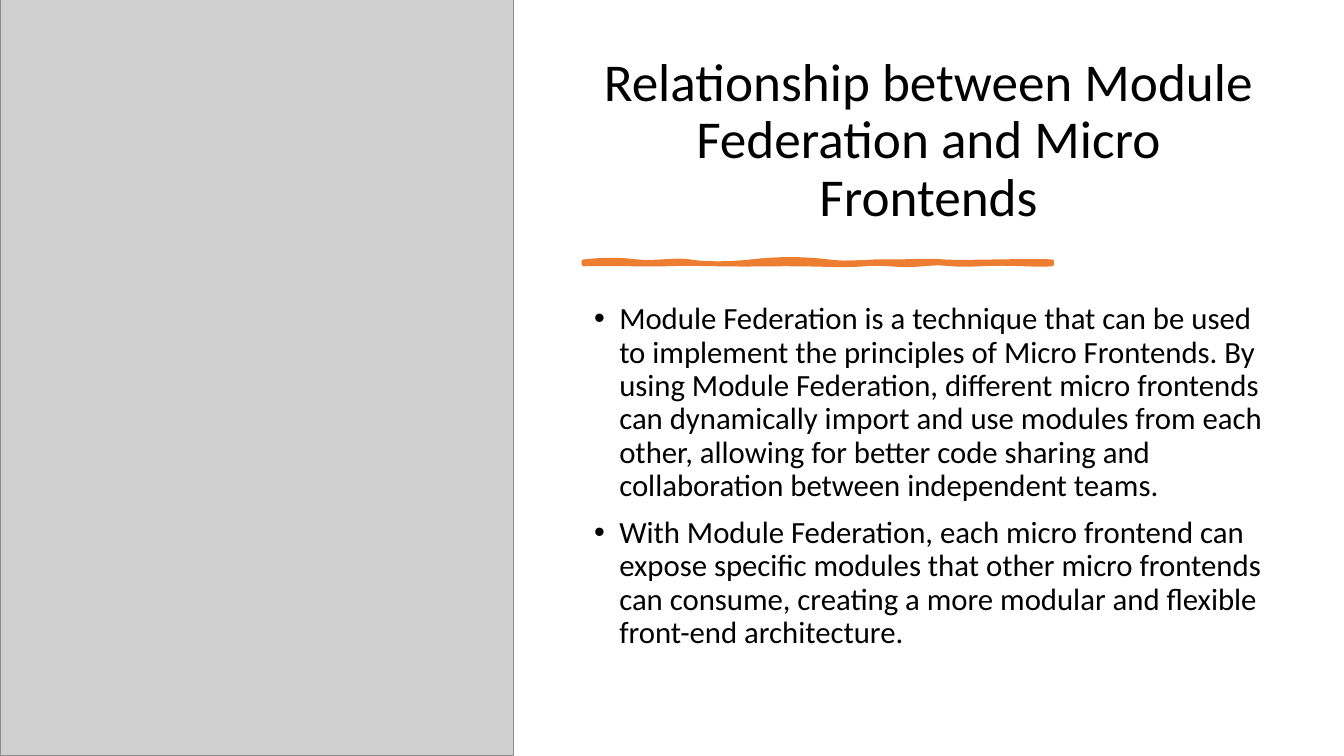
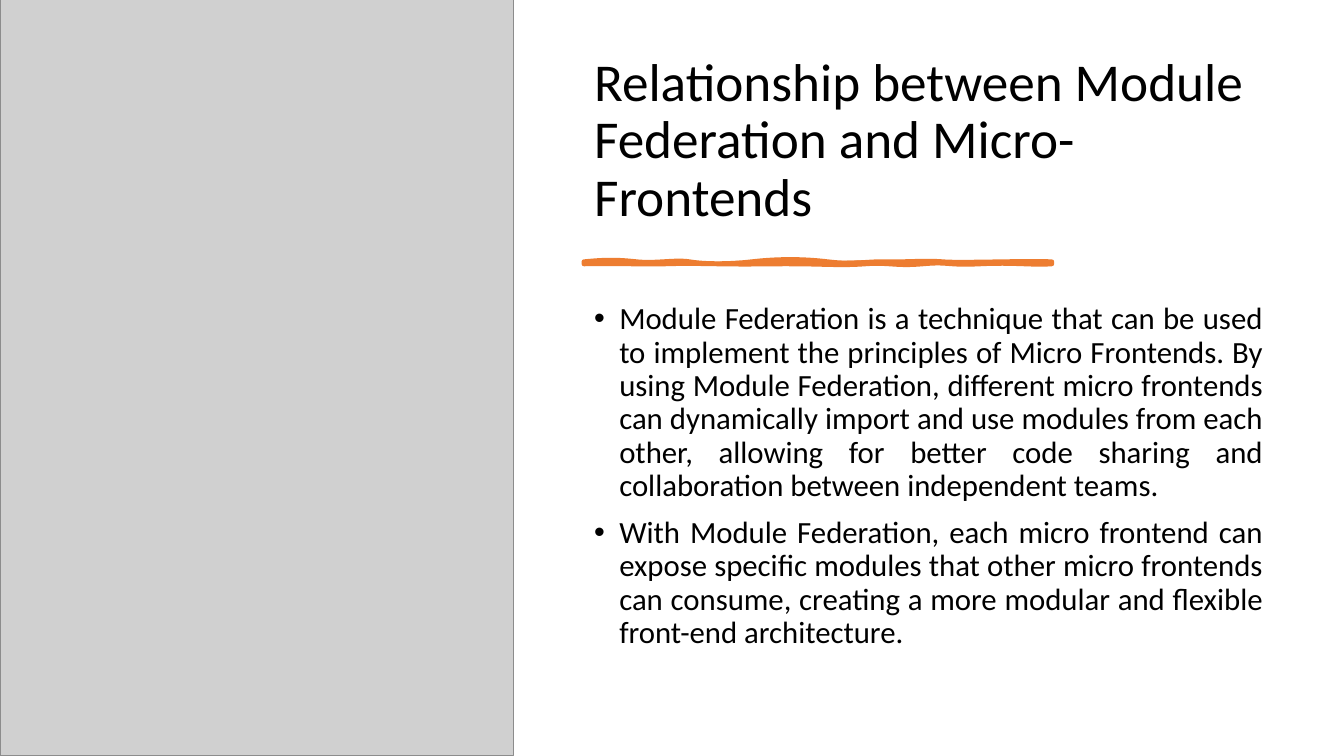
Before and after one commit to stevensamir20/Module-Federation, a slide deck: slide 6 of Module Federation.pptx (slide 4 before the commit). Drawn at 1344x756 pixels with LibreOffice and Linux fonts; fonts in the diff are those of the drawing; grey boxes stand for pictures. Boxes give left, top, right and bottom in pixels: in the first picture for what was removed or moved away, otherwise in the second. Text is boxed around its words. In the diff, an @@ line names an element or a change of style, - is before the commit and + after.

```diff
--- a/Module Federation.pptx
+++ b/Module Federation.pptx
@@ title at (594,64,1243,217): text changed @@
-Relationship between Module Federation and Micro Frontends
+Relationship between Module Federation and Micro-Frontends
@@ text "Module Federation is a technique ..." at (619,307,1263,644): alignment left to justified @@
```
Also in this commit, not shown: 6 other slides changed, 9 slides added, 3 other files.
